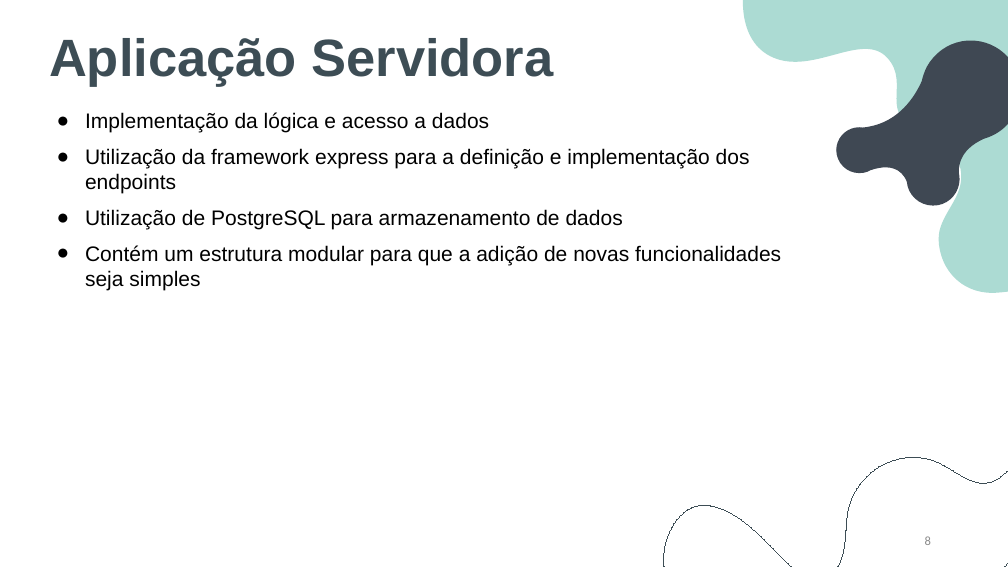
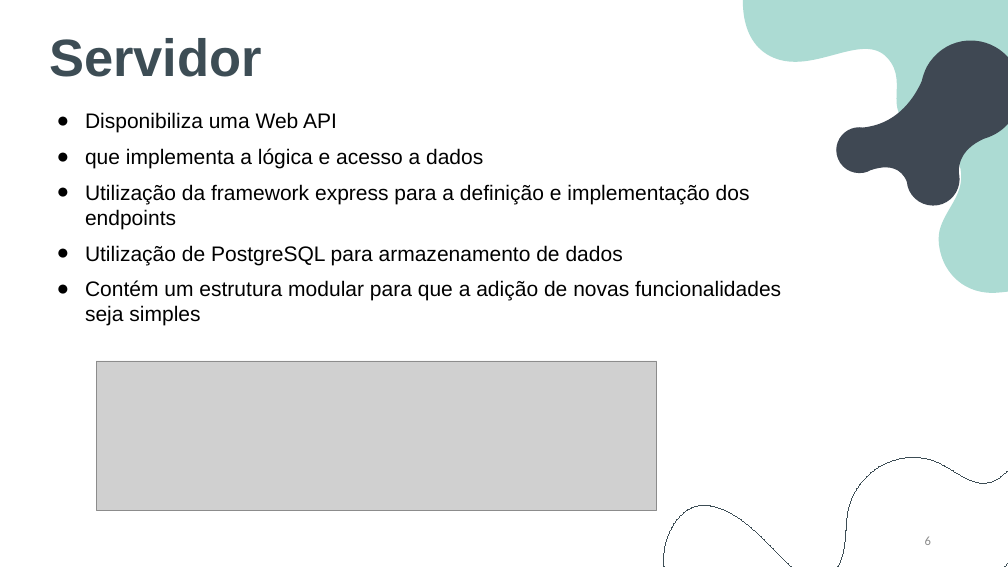
Before and after one commit to BernardoFMF/surf-management-app, a slide deck: slide 6 of docs/demonstration/demonstration.pptx (slide 8 before the commit). Drawn at 1008x567 pixels with LibreOffice and Linux fonts; fonts in the diff are those of the drawing; grey boxes stand for pictures. Boxes give left, top, right and bottom in pixels: in the first picture for what was removed or moved away, otherwise in the second. Text is boxed around its words. In the diff, an @@ line names an element or a change of style, - is before the commit and + after.

```diff
--- a/docs/demonstration/demonstration.pptx
+++ b/docs/demonstration/demonstration.pptx
@@ text at box(49, 38, 262, 77): text changed @@
-Aplicação Servidora
+Servidor
@@ subtitle at box(85, 112, 483, 168): text changed @@
-● Implementação da lógica e acesso a dados
+● Disponibiliza uma Web API
+● que implementa a lógica e acesso a dados
@@ picture added at box(96, 361, 657, 510) @@
```
Also in this commit, not shown: 5 other slides changed, 1 slide removed, 6 other files.
